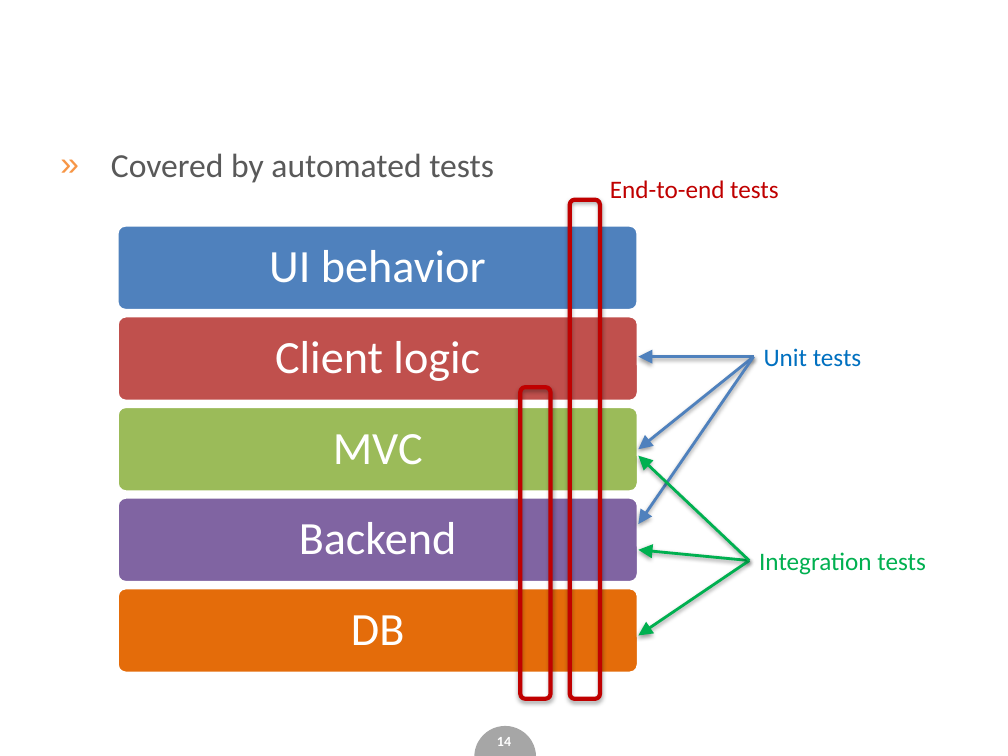
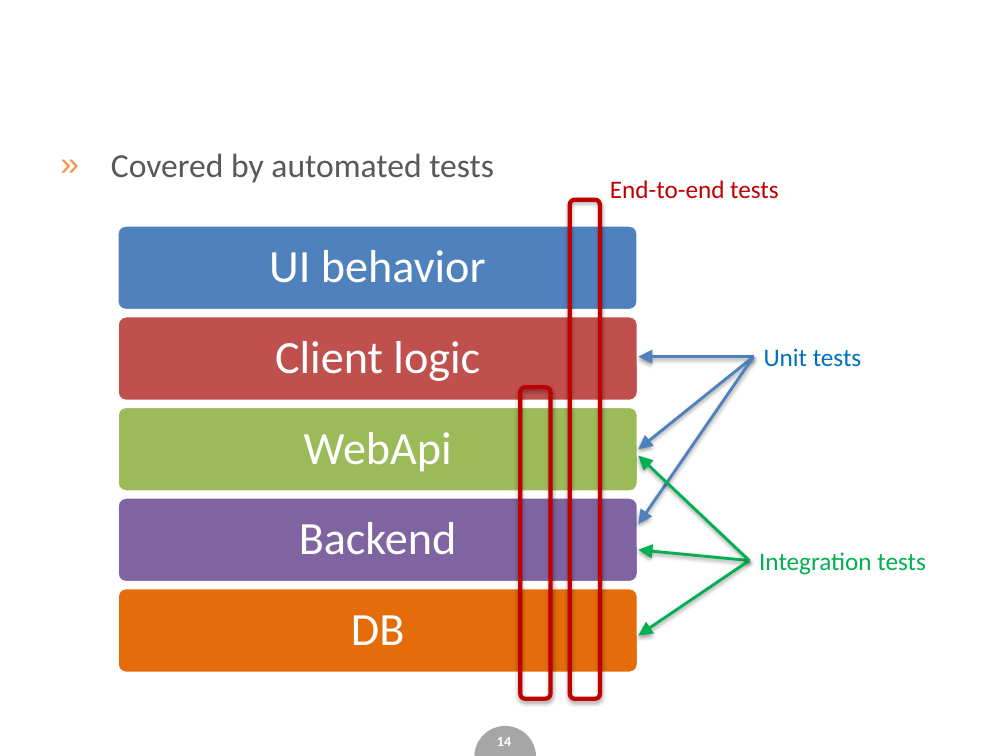
Before and after one commit to Katulus/WebApplictionTestingExample, a slide deck: slide 14 of slides.pptx. Drawn at 1008x756 pixels with LibreOffice and Linux fonts; fonts in the diff are those of the drawing; background and template pictures are left out. Boxes give left, top, right and bottom in pixels: in the first picture for what was removed or moved away, otherwise in the second. Text is boxed around its words. In the diff, an @@ line names an element or a change of style, - is before the commit and + after.

```diff
--- a/slides.pptx
+++ b/slides.pptx
@@ text at (304, 432, 452, 472): text changed @@
-MVC
+WebApi
```
Also in this commit, not shown: 7 other slides changed.
